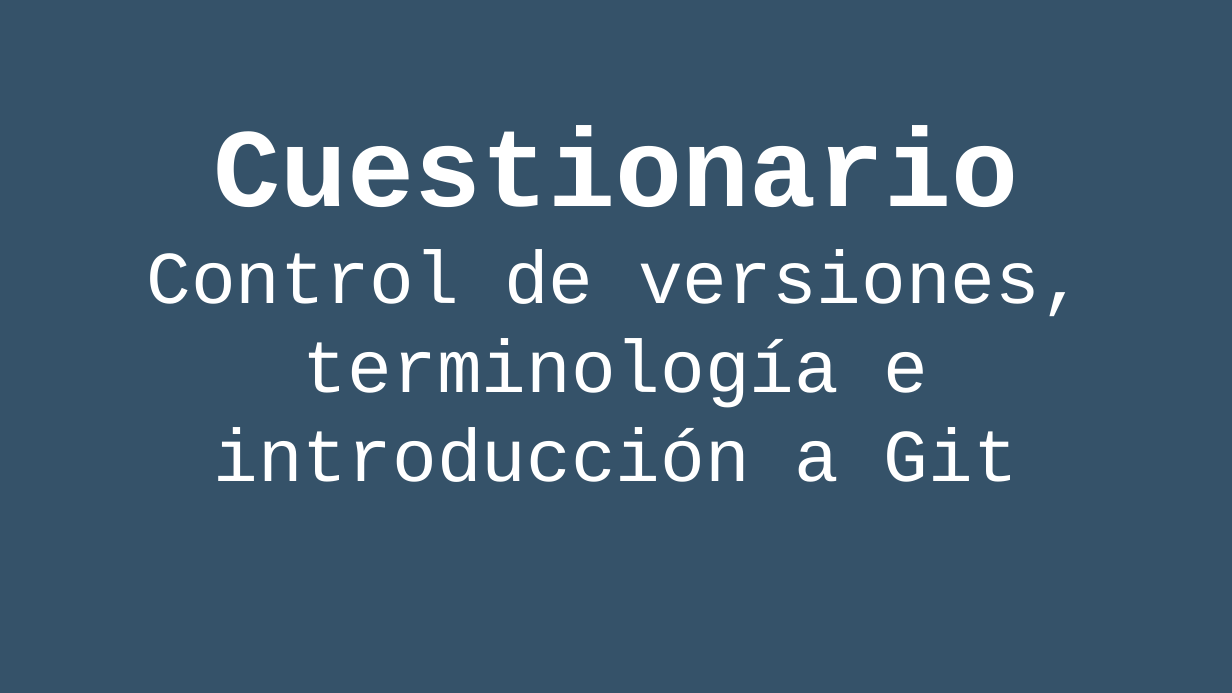
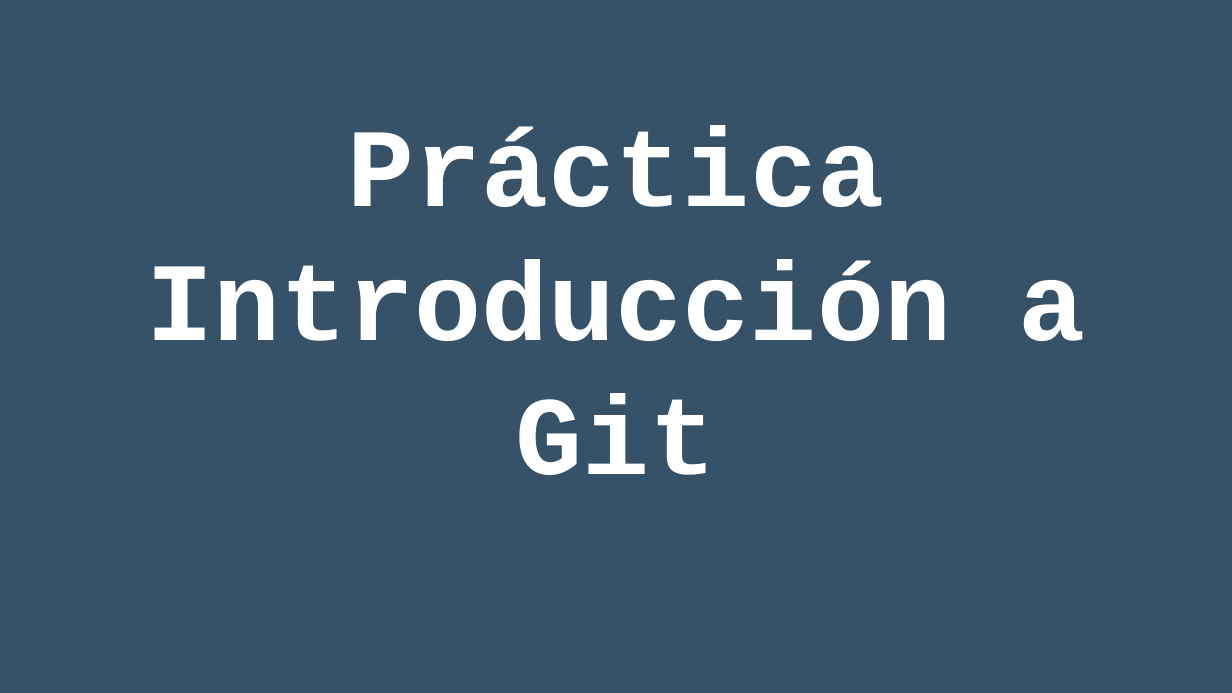
Before and after one commit to rgmf/eed2425, a slide deck: slide 39 of ut/02_control_de_versiones/presentacion/02_git_local.odp (slide 35 before the commit). Drawn at 1232x693 pixels with LibreOffice and Linux fonts; fonts in the diff are those of the drawing. Boxes give left, top, right and bottom in pixels: in the first picture for what was removed or moved away, otherwise in the second. Text is boxed around its words. In the diff, an @@ line names an element or a change of style, - is before the commit and + after.

```diff
--- a/ut/02_control_de_versiones/presentacion/02_git_local.odp
+++ b/ut/02_control_de_versiones/presentacion/02_git_local.odp
@@ subtitle at box(147, 125, 1085, 475): text changed; size 48 to 72 pt; bold on @@
-Cuestionario
-Control de versiones, terminología e introducción a Git
+Práctica Introducción a Git
```
Also in this commit, not shown: 8 slides added, 2 slides removed, 1 other file.
